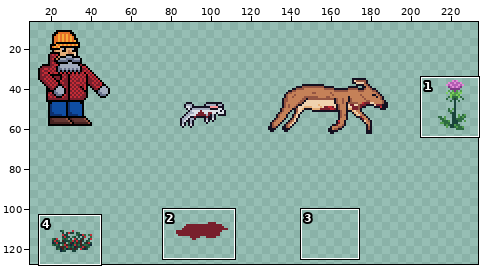
Edited in one commit: sprite sheet (Assets/Art/Dead Animals.png). Above: a wide view before the commit, with the close-up outlined.
Close-up. The starting point:
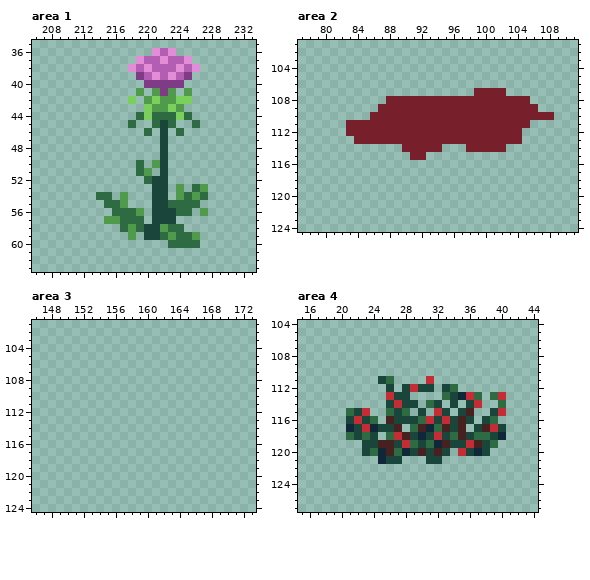
The file is 256x256 pixels. Shown: area 1: x 206..233, y 35..63; area 2: x 77..111, y 101..124; area 3: x 146..173, y 101..124; area 4: x 15..44, y 104..127. The wide view leaves out empty margins.
The same view after the edit:
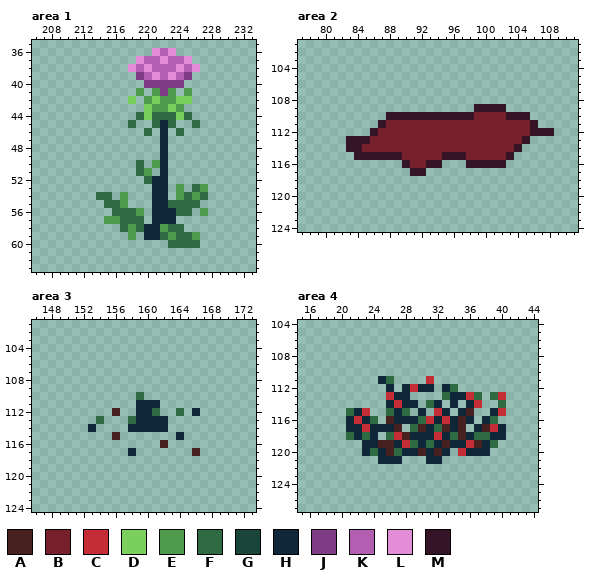
Palette (. is transparent): A #46211f  B #781f2c  C #c42c36  D #7bcf5c  E #509b4b  F #2e6a42  G #1a453b  H #0f2738  J #7f3b86  K #b45eb3  L #e38dd6  M #351428
What changed:
Area 1:
y 45..51: x 222 G -> H
y 52..55: x 221..222 GG -> HH
y 56..57: x 221..223 GGG -> HHH
y 58..59: x 220..221 GG -> HH
Area 2:
y 107: x 99..102 BBBB -> ....
y 108: x 88..105 BBBBBBBBBBBBBBBBBB -> ..................
y 109: x 87..106 BBBBBBBBBBBBBBBBBBBB -> ............MMMM....
y 110: x 86..98 BBBBBBBBBBBBB -> ..MMMMMMMMMMM; x 103..108 BBBBBB -> MMM...
y 111: x 83..87 BBBBB -> ....M; x 106 . -> M
y 112: x 83..86 BBBB -> ...M; x 105..108 .... -> BMMM
y 113: x 83..85 .BB -> MMM; x 105 . -> M
y 114: x 83..89 ....... -> MMBBBBB; x 95..97 ... -> BBB; x 103..104 .. -> BM
y 115: x 84..90 ....... -> MMMMMMB; x 93..103 ........... -> BBMMMBBBBBM
y 116: x 90..94 ..... -> MBBMM; x 98..102 ..... -> MMMMM
y 117: x 91..92 .. -> MM
Area 3:
y 110: x 159 . -> F
y 111: x 159..161 ... -> HHH
y 112: x 156 . -> A; x 159..161 ... -> HHF; x 164 . -> F; x 166 . -> H
y 113: x 154 . -> F; x 158..162 ..... -> FHHHH
y 114: x 153 . -> H; x 158..162 ..... -> HHHHH
y 115: x 156 . -> A; x 164 . -> H
y 116: x 162 . -> A
y 117: x 158 . -> H; x 166 . -> A
Area 4:
y 111: x 25 G -> H
y 112: x 26 G -> H; x 28 G -> H; x 30..31 GG -> HH; x 33 G -> H
y 113: x 27..28 GG -> HH; x 34 G -> H
y 114: x 26 G -> H; x 28..29 GG -> HH; x 32 G -> H; x 34 G -> H; x 36 G -> H
y 115: x 22 G -> H; x 27 G -> H; x 30 G -> H; x 33 G -> H; x 35 G -> H; x 39 G -> H
y 116: x 21 G -> H; x 23 G -> H; x 27..29 GGG -> HHH; x 32 G -> H; x 34 G -> H; x 36 G -> H; x 38 G -> H
y 117: x 22 G -> H; x 25..26 GG -> HH; x 34 G -> H; x 37 G -> H; x 40 G -> H
y 118: x 22 G -> H; x 24 G -> H; x 29 G -> H; x 31 G -> H; x 33 G -> H; x 36 G -> H; x 39 G -> H
y 119: x 23..24 GG -> HH; x 27 G -> H; x 30 G -> H; x 34..35 GG -> HH; x 38 G -> H
y 120: x 23 G -> H; x 29 G -> H; x 31 G -> H; x 33 G -> H; x 36 G -> H; x 38 G -> H
y 121: x 26..27 GG -> HH; x 31..32 GG -> HH
Where, in picture pixels (left, top, right, bottom), the same in both close-ups:
changed: (144, 120, 176, 240)
changed: (346, 88, 554, 176)
added: (88, 392, 200, 456)
changed: (346, 376, 506, 464)
